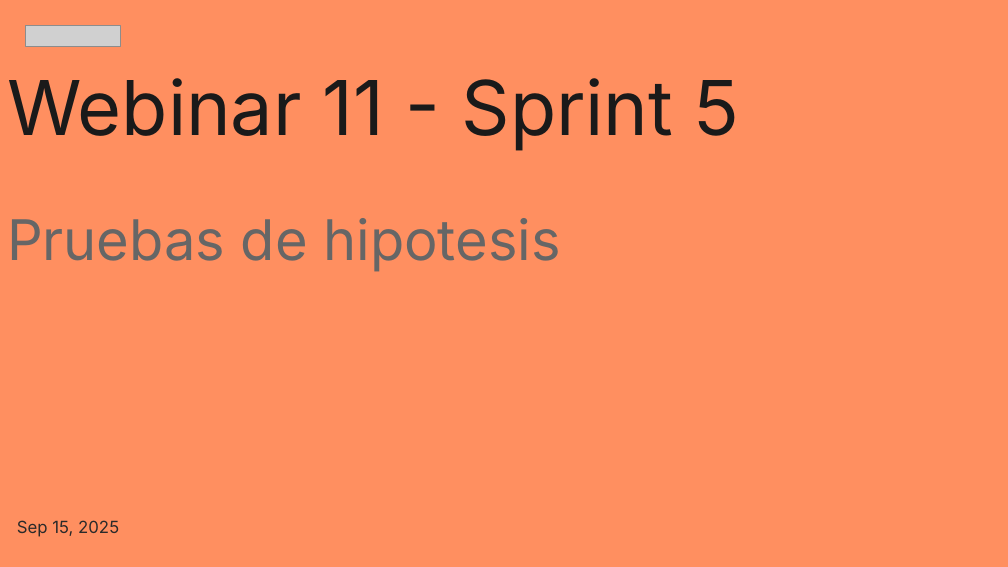
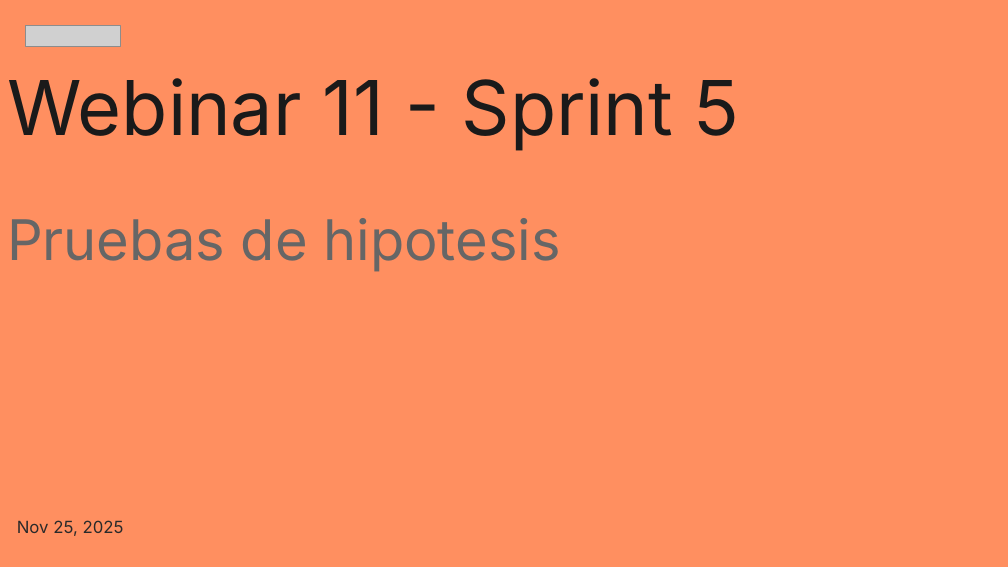
Before and after one commit to zyntonyson/bootcamp_ds_da, a slide deck: slide 1 of 05-analisis-estadistico/11-Prueba-hipotesis.pptx. Drawn at 1008x567 pixels with LibreOffice and Linux fonts; fonts in the diff are those of the drawing; grey boxes stand for pictures. Boxes give left, top, right and bottom in pixels: in the first picture for what was removed or moved away, otherwise in the second. Text is boxed around its words. In the diff, an @@ line names an element or a change of style, - is before the commit and + after.

```diff
--- a/05-analisis-estadistico/11-Prueba-hipotesis.pptx
+++ b/05-analisis-estadistico/11-Prueba-hipotesis.pptx
@@ subtitle at (17,520,124,536): text changed @@
-Sep 15, 2025
+Nov 25, 2025
```
Also in this commit, not shown: 2 other slides changed, 3 other files.
